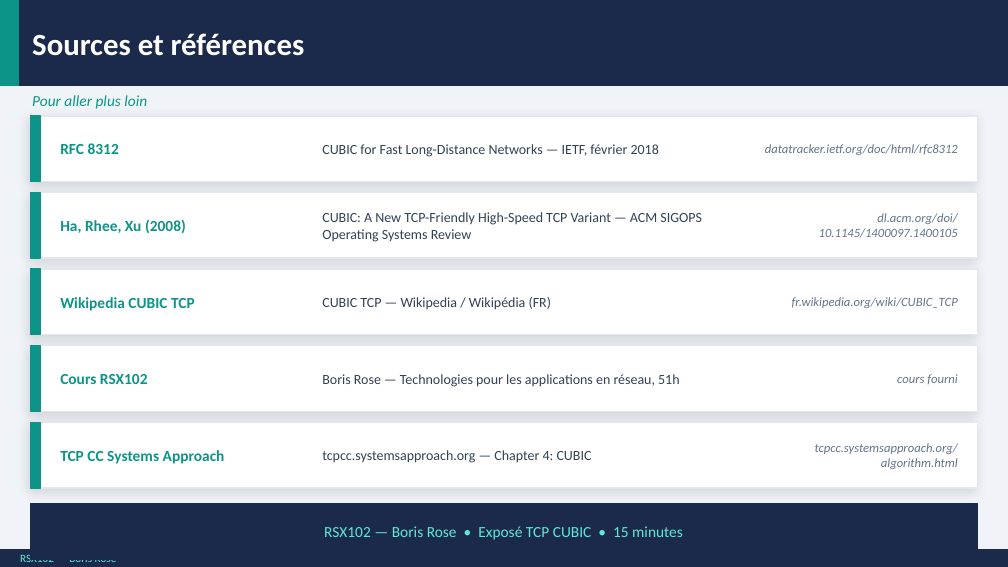
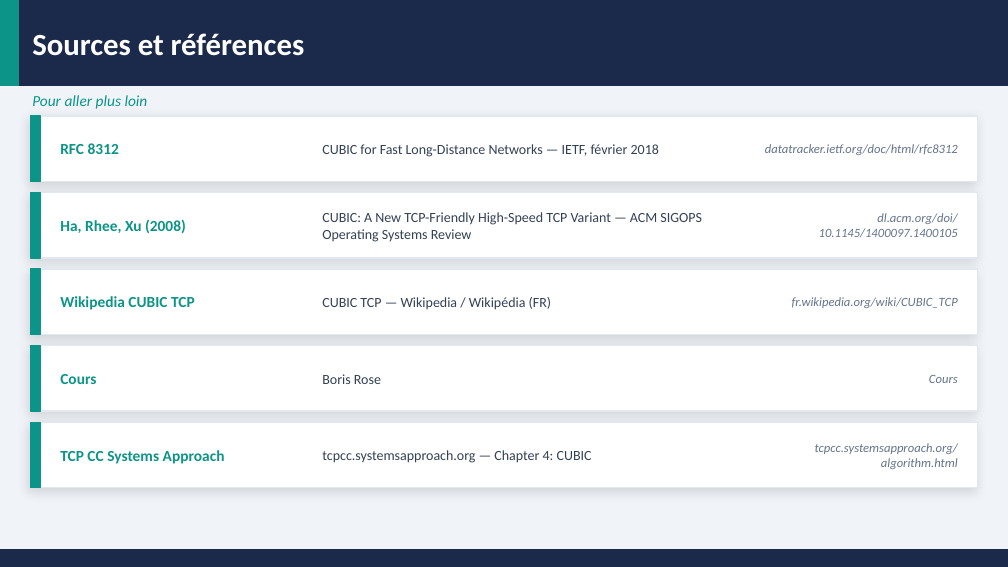
Before and after one commit to borisrosedev/iia_expo, a slide deck: slide 12 of TCP_CUBIC_Expose.pptx. Drawn at 1008x567 pixels with LibreOffice and Linux fonts; fonts in the diff are those of the drawing. Boxes give left, top, right and bottom in pixels: in the first picture for what was removed or moved away, otherwise in the second. Text is boxed around its words. In the diff, an @@ line names an element or a change of style, - is before the commit and + after.

```diff
--- a/TCP_CUBIC_Expose.pptx
+++ b/TCP_CUBIC_Expose.pptx
@@ text at bbox=[60, 374, 96, 384]: text changed @@
-Cours RSX102
+Cours
@@ text at bbox=[322, 374, 381, 384]: text changed; size 8 to 10 pt; text colour #5EEAD4 to #334155 @@
-RSX102 — Boris Rose
+Boris Rose
@@ text removed at bbox=[322, 374, 680, 387] @@
-Boris Rose — Technologies pour les applications en réseau, 51h
@@ text at bbox=[929, 375, 958, 383]: text changed @@
-cours fourni
+Cours
@@ rectangle removed at bbox=[30, 504, 978, 559] @@
@@ text removed at bbox=[324, 526, 683, 540] @@
-RSX102 — Boris Rose • Exposé TCP CUBIC • 15 minutes
```
Also in this commit, not shown: 10 other slides changed.
